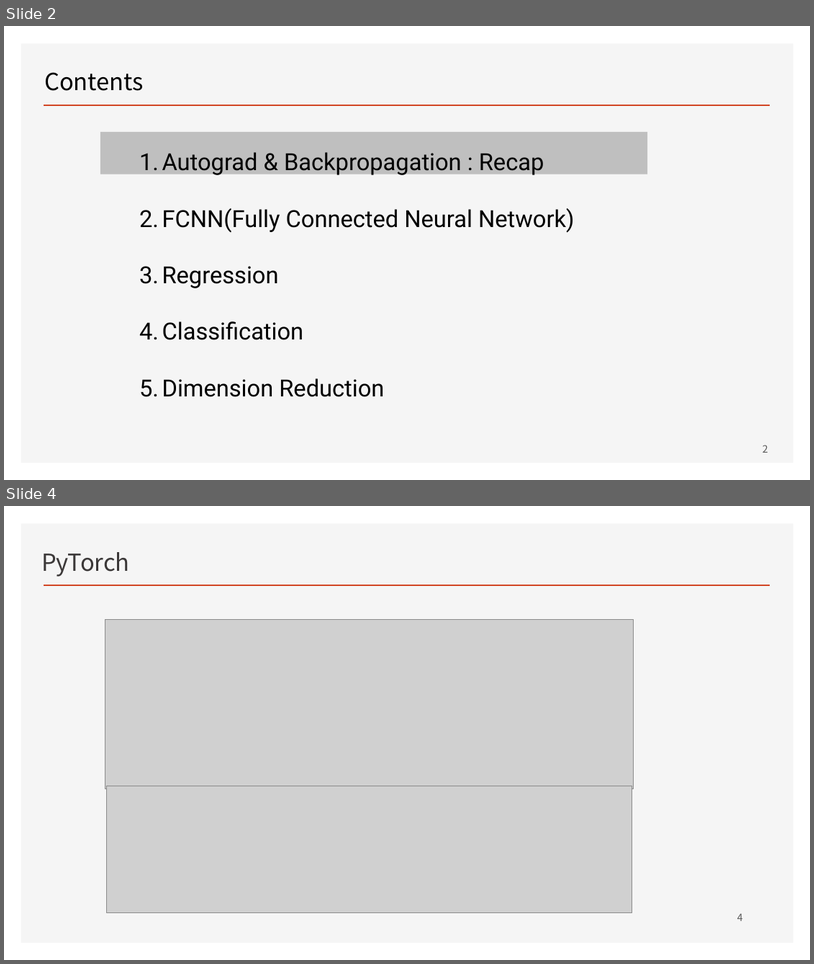
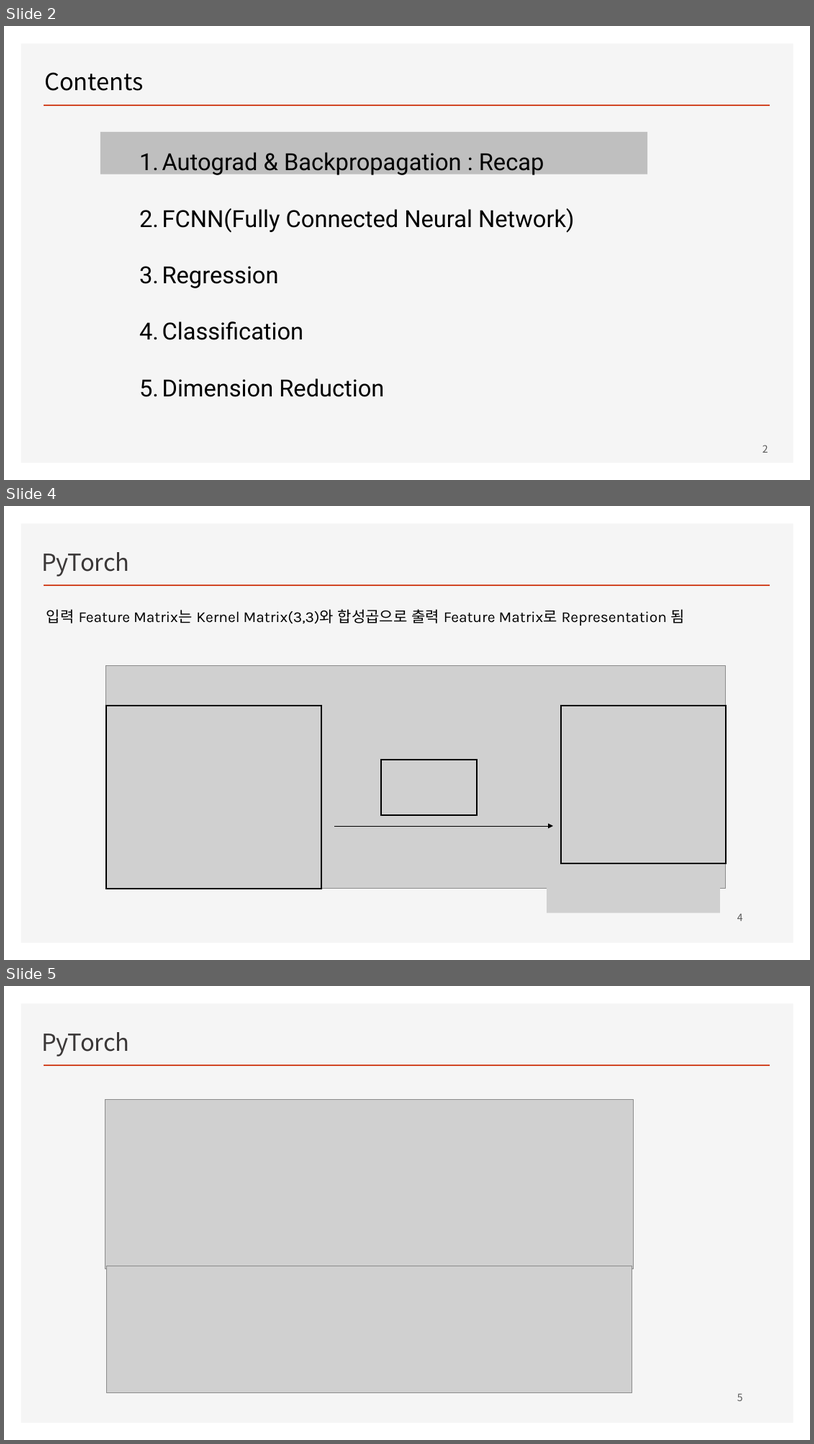
Before and after one commit to ancestor9/2026_Fall_Deep-Learning-with-Python, a slide deck: CNN/CNN.pptx. Shown one above the other, each under a label of ours: slides 2 and 4 before the commit, slides 2, 4 and 5 after it; the slides between them are not shown. The pictures are 814x964 and 814x1444 pixels, drawn with LibreOffice and Linux fonts; fonts in the diff are those of the drawing; grey boxes stand for pictures; background and template pictures are left out. Boxes give left, top, right and bottom in pixels: in the first picture for what was removed or moved away, otherwise in the second. Text is boxed around its words. In the diff, an @@ line names an element or a change of style, - is before the commit and + after.

```diff
--- a/CNN/CNN.pptx
+++ b/CNN/CNN.pptx
@@ slide 4 added at [4,506,810,960], background #FFFFFF; not listed: 2 template elements that a slide beside it also shows @@
@@ text added at [41,552,130,577], 28 pt, text #3B3838 @@
+PyTorch
@@ text added at [46,609,684,626], 18 pt, text #000000 @@
+입력 Feature Matrix는 Kernel Matrix(3,3)와 합성곱으로 출력 Feature Matrix로 Representation 됨
@@ picture added at [106,666,726,889] @@
@@ rectangle added at [106,705,322,888], outline #000000 1.5 pt @@
@@ rectangle added at [562,705,726,863], outline #000000 1.5 pt @@
@@ rectangle added at [381,759,477,815], outline #000000 1.5 pt @@
@@ arrow added from (335, 826) to (553, 826), #000000 0.5 pt @@
@@ picture added at [548,883,721,913] @@
@@ page number added at [738,914,743,921], 12 pt, text #595959 @@
+4
@@ what was slide 4 is now slide 5 @@
@@ page number at [738,1394,743,1401]: text changed @@
-4
+5
```
Also in this commit, not shown: 1 slide changed, 1 other slide added.
